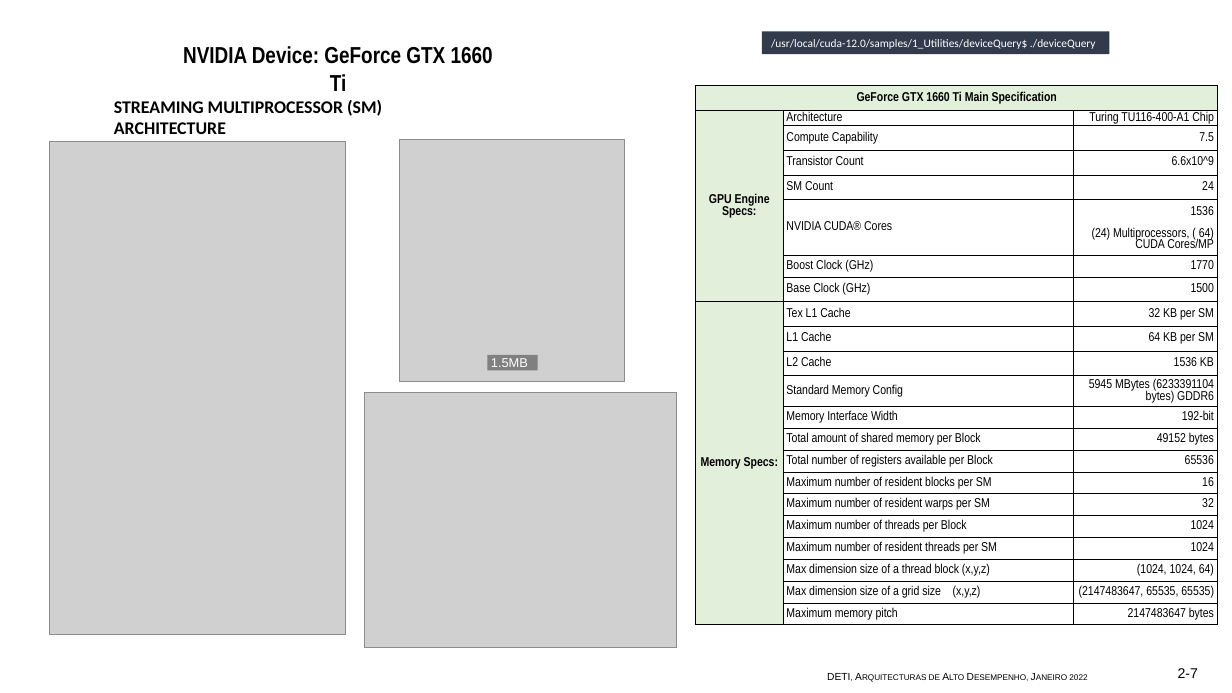
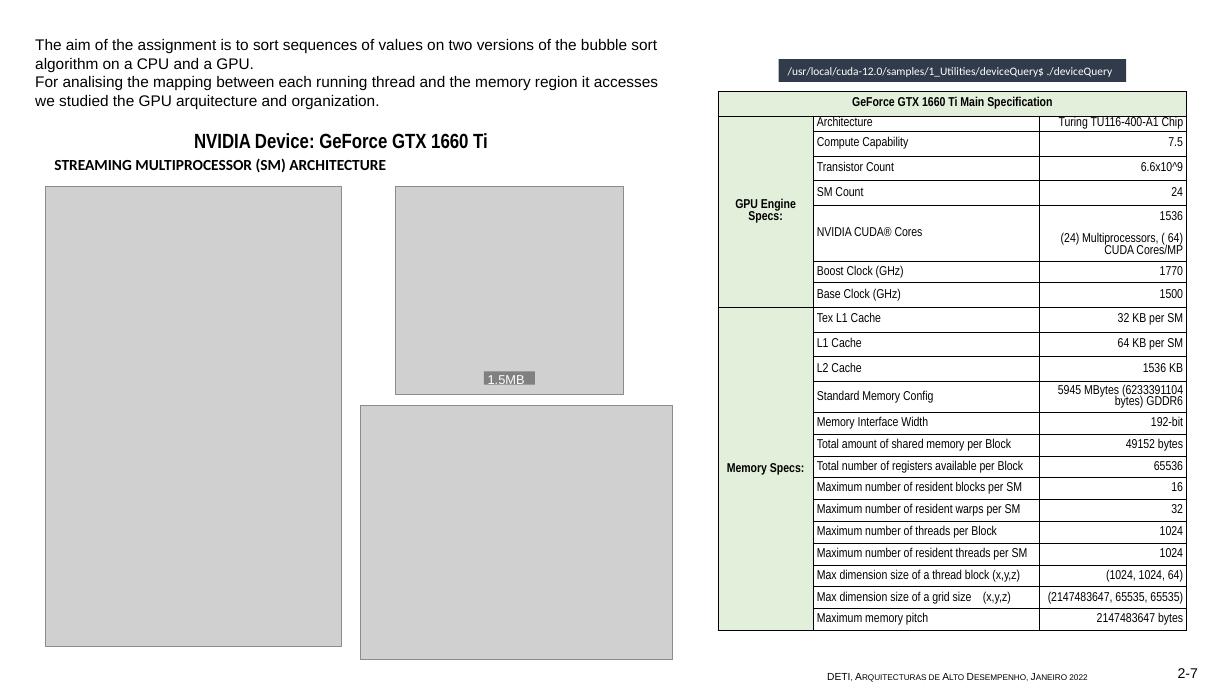
Before and after one commit to Pinto1088/AAD_2022, a slide deck: slide 2 of Assignment2/Apresentação1.pptx. Drawn at 1232x693 pixels with LibreOffice and Linux fonts; fonts in the diff are those of the drawing; grey boxes stand for pictures. Boxes give left, top, right and bottom in pixels: in the first picture for what was removed or moved away, otherwise in the second. Text is boxed around its words. In the diff, an @@ line names an element or a change of style, - is before the commit and + after.

```diff
--- a/Assignment2/Apresentação1.pptx
+++ b/Assignment2/Apresentação1.pptx
@@ text added at (35,39,658,109), 12 pt, text #000000 @@
+The aim of the assignment is to sort sequences of values on two versions of the bubble sort algorithm on a CPU and a GPU.
+For analising the mapping between each running thread and the memory region it accesses we studied the GPU arquitecture and organization.
@@ rectangle "/usr/local/cuda-12.0/samples/1_Utilities/deviceQuery$ ./devi ...": place and size @@
-rectangle "/usr/local/cuda-12.0/samples/1_Utilities/deviceQuery$ ./devi ..." at (762,31,1110,55)
+rectangle "/usr/local/cuda-12.0/samples/1_Utilities/deviceQuery$ ./devi ..." at (779,59,1127,82)
@@ table: place and size @@
-table at (696,85,1217,624)
+table at (718,91,1187,630)
@@ text "NVIDIA Device: GeForce GTX 1660 ...": place and size @@
-text "NVIDIA Device: GeForce GTX 1660 ..." at (183,46,493,91)
+text "NVIDIA Device: GeForce GTX 1660 ..." at (194,133,488,149)
@@ text "NVIDIA Device: GeForce GTX 1660 ..." at (194,133,488,149): size 18 to 16 pt @@
@@ text "STREAMING MULTIPROCESSOR (SM) ARCHITECTURE": place and size @@
-text "STREAMING MULTIPROCESSOR (SM) ARCHITECTURE" at (114,100,382,134)
+text "STREAMING MULTIPROCESSOR (SM) ARCHITECTURE" at (54,158,386,172)
@@ text "STREAMING MULTIPROCESSOR (SM) ARCHITECTURE" at (54,158,386,172): size 13.9 to 12 pt @@
@@ picture: place and size @@
-picture at (50,141,346,634)
+picture at (45,187,341,647)
@@ picture: place and size @@
-picture at (400,140,625,382)
+picture at (396,187,623,395)
@@ rectangle "1.5MB": place and size @@
-rectangle "1.5MB" at (487,355,537,371)
+rectangle "1.5MB" at (484,372,535,384)
@@ picture: place and size @@
-picture at (364,393,677,647)
+picture at (360,406,673,660)
```
Also in this commit, not shown: 5 other slides changed.
